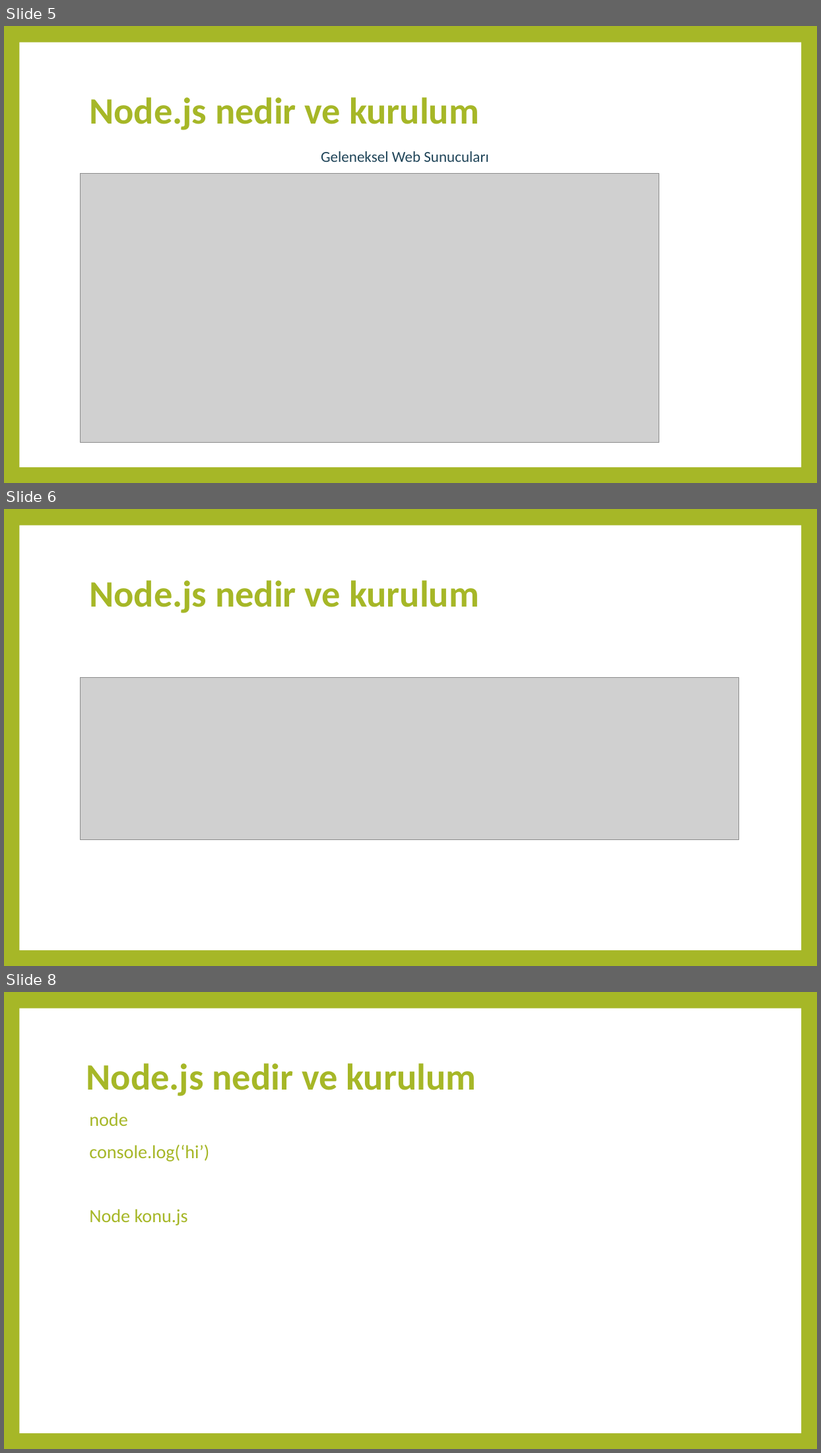
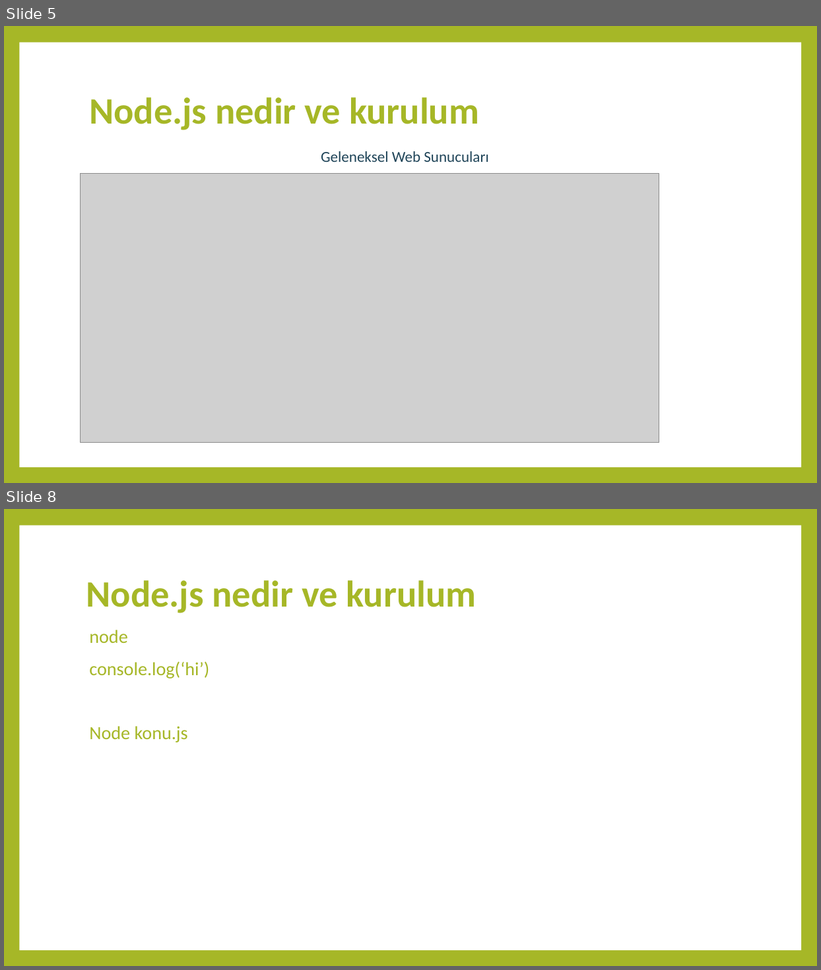
Before and after one commit to furkansavsatli/Meteor-Nodejs, a slide deck: Meteor-Nodejs-sunum.pptx. Shown one above the other, each under a label of ours: slides 5, 6 and 8 before the commit, slides 5 and 8 after it; the slides between them are not shown. The pictures are 821x1453 and 821x970 pixels, drawn with LibreOffice and Linux fonts; fonts in the diff are those of the drawing; grey boxes stand for pictures. Boxes give left, top, right and bottom in pixels: in the first picture for what was removed or moved away, otherwise in the second. Text is boxed around its words. In the diff, an @@ line names an element or a change of style, - is before the commit and + after.

```diff
--- a/Meteor-Nodejs-sunum.pptx
+++ b/Meteor-Nodejs-sunum.pptx
@@ slide 6 removed at <box>4,509,817,966</box>, background #A6B727; not listed: 1 template element that a slide beside it also shows @@
@@ title removed at <box>89,580,479,613</box> @@
-Node.js nedir ve kurulum
@@ picture removed at <box>81,678,739,840</box> @@
```
Also in this commit, not shown: 5 slides changed.
